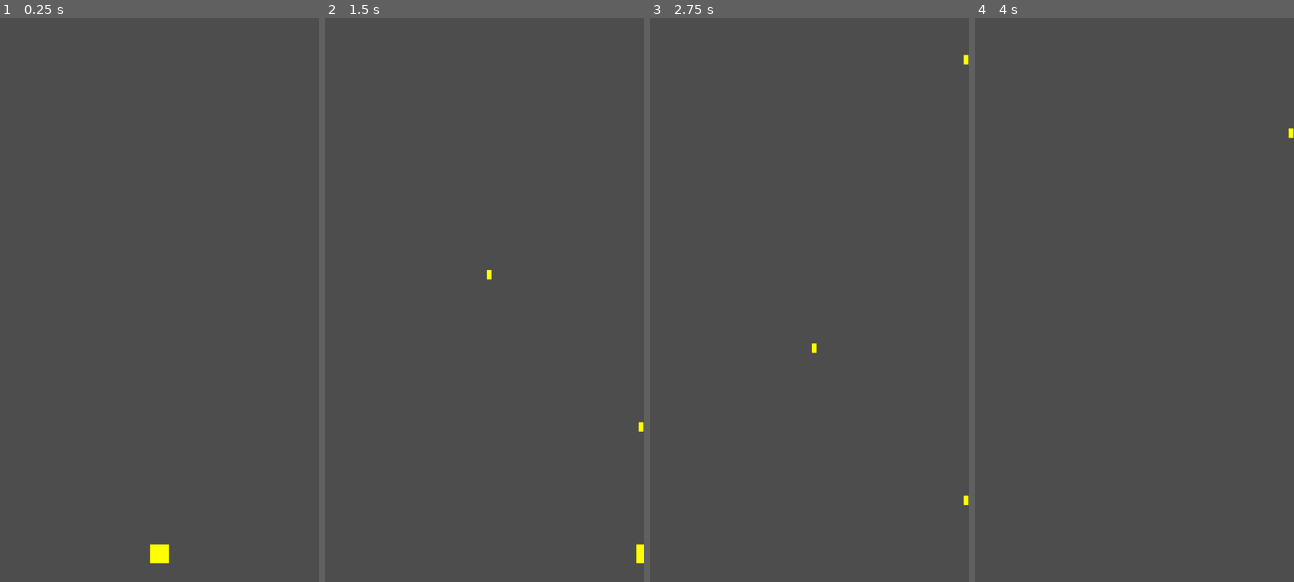
Above: before the commit, frames 1-4 (left to right).
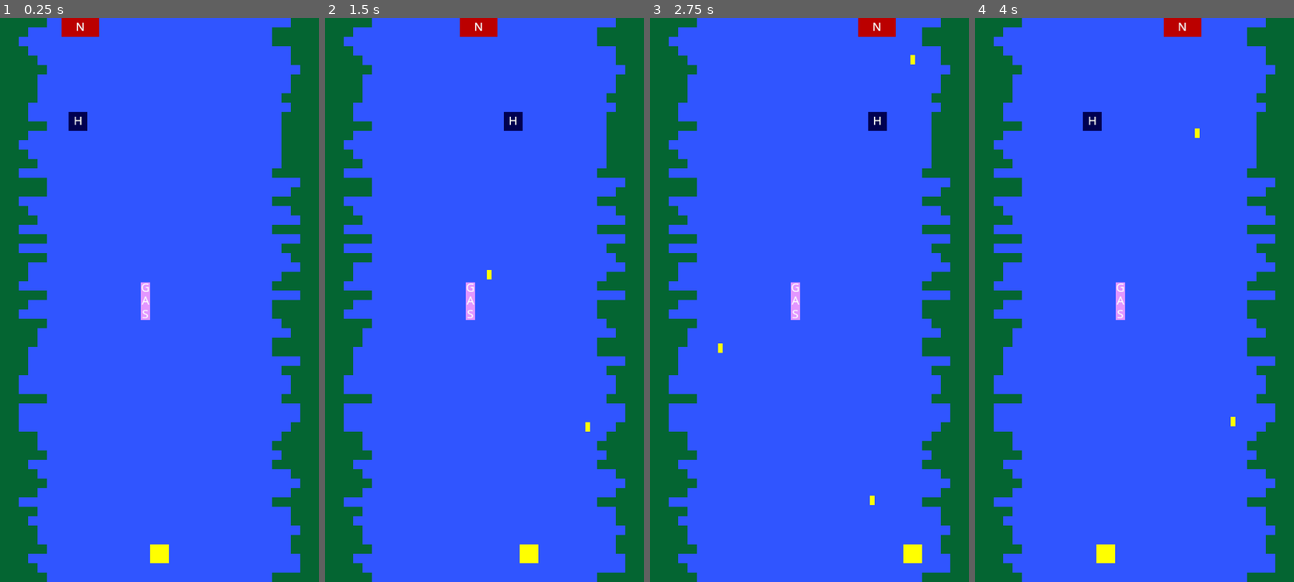
Above: after the commit, the same moments.

Repository: marcelociacco-utfpr/river-raid-duploverso
Game: Godot game, scene res://scenes/game.tscn
Two runs of this game, one before a commit and one after it. Both use one fixed random seed, a clock stepped at 60 frames per second and the inputs below.
Inputs:
- Up to frame 1 (0.25 s): no input
- Up to frame 2 (1.5 s): hold Right (move_right) 0.53-1.28 s; hold Space (fire) 0.53-1.28 s; hold Left (move_left) from 1.28 s (still down); tap Space (fire) at 1.35 s
- Up to frame 3 (2.75 s): release Left (move_left) at 2.03 s; hold Right (move_right) from 2.03 s (still down); hold Space (fire) from 2.03 s (still down)
- Up to frame 4 (4 s): release Space (fire) at 2.78 s; tap Space (fire) at 2.85 s; release Right (move_right) at 3.53 s; hold Left (move_left) from 3.53 s (still down); hold Space (fire) from 3.53 s (still down)

The runs differ from the first frame. In frame 1, 100% of the frame differs, in the area x 0-100%, y 0-100%; in frame 2, 100%; in frame 3, 100%; in frame 4, 100%.

Commit message:
criado rio azul e roxo, navio, helicoptero, gas

Diff:
--- /dev/null
+++ b/riverraidduploverso/scenes/chopper.tscn
@@ -0,0 +1,18 @@
+[gd_scene load_steps=4 format=3 uid="uid://cor42ecw5h5ns"]
+
+[ext_resource type="Texture2D" uid="uid://c82et2o70r83x" path="res://assets/chopper.png" id="1_tt7eb"]
+[ext_resource type="Script" uid="uid://77n0qxrxfrlf" path="res://scripts/chopper.gd" id="1_uuyj1"]
+
+[sub_resource type="RectangleShape2D" id="RectangleShape2D_uuyj1"]
+size = Vector2(32, 32)
+
+[node name="Chopper" type="CharacterBody2D"]
+script = ExtResource("1_uuyj1")
+
+[node name="Sprite2D" type="Sprite2D" parent="."]
+position = Vector2(16, 16)
+texture = ExtResource("1_tt7eb")
+
+[node name="CollisionShape2D" type="CollisionShape2D" parent="."]
+position = Vector2(16, 16)
+shape = SubResource("RectangleShape2D_uuyj1")
--- a/riverraidduploverso/scenes/game.tscn
+++ b/riverraidduploverso/scenes/game.tscn
@@ -9,5 +9,6 @@
 [node name="WorldBlue" parent="." instance=ExtResource("1_yqjtg")]
 
 [node name="WorldPurple" parent="." instance=ExtResource("2_lnu2h")]
+visible = false
 
 [node name="Player" parent="." instance=ExtResource("1_uwrxv")]
--- /dev/null
+++ b/riverraidduploverso/scenes/gas.tscn
@@ -0,0 +1,18 @@
+[gd_scene load_steps=4 format=3 uid="uid://bl8dmy4sh5xrk"]
+
+[ext_resource type="Script" uid="uid://bnvuspt0b3vsk" path="res://scripts/gas.gd" id="1_cm45x"]
+[ext_resource type="Texture2D" uid="uid://d2t6gifafs7xq" path="res://assets/gas.png" id="1_gy5lb"]
+
+[sub_resource type="RectangleShape2D" id="RectangleShape2D_cm45x"]
+size = Vector2(16, 64)
+
+[node name="GAS" type="CharacterBody2D"]
+script = ExtResource("1_cm45x")
+
+[node name="Sprite2D" type="Sprite2D" parent="."]
+position = Vector2(8, 32)
+texture = ExtResource("1_gy5lb")
+
+[node name="CollisionShape2D" type="CollisionShape2D" parent="."]
+position = Vector2(8, 32)
+shape = SubResource("RectangleShape2D_cm45x")
--- /dev/null
+++ b/riverraidduploverso/scenes/ship.tscn
@@ -0,0 +1,18 @@
+[gd_scene load_steps=4 format=3 uid="uid://6l7s4syfy548"]
+
+[ext_resource type="Script" uid="uid://dn2v4ks5yg6ws" path="res://scripts/ship.gd" id="1_2gnfn"]
+[ext_resource type="Texture2D" uid="uid://m6eghcooo0a4" path="res://assets/ship.png" id="1_q631a"]
+
+[sub_resource type="RectangleShape2D" id="RectangleShape2D_2gnfn"]
+size = Vector2(64, 32)
+
+[node name="Ship" type="CharacterBody2D"]
+script = ExtResource("1_2gnfn")
+
+[node name="Sprite2D" type="Sprite2D" parent="."]
+position = Vector2(32, 16)
+texture = ExtResource("1_q631a")
+
+[node name="CollisionShape2D" type="CollisionShape2D" parent="."]
+position = Vector2(32, 16)
+shape = SubResource("RectangleShape2D_2gnfn")
--- a/riverraidduploverso/scenes/world_blue.tscn
+++ b/riverraidduploverso/scenes/world_blue.tscn
@@ -1,6 +1,10 @@
-[gd_scene load_steps=4 format=3 uid="uid://vl13s1f2kutl"]
+[gd_scene load_steps=8 format=3 uid="uid://vl13s1f2kutl"]
 
+[ext_resource type="Script" uid="uid://cp6luha4f6t3u" path="res://scripts/river_blue.gd" id="1_hrxnh"]
 [ext_resource type="Texture2D" uid="uid://c3k5mt3kerjvs" path="res://assets/tilemap.png" id="1_ndof5"]
+[ext_resource type="PackedScene" uid="uid://6l7s4syfy548" path="res://scenes/ship.tscn" id="3_8fvf6"]
+[ext_resource type="PackedScene" uid="uid://cor42ecw5h5ns" path="res://scenes/chopper.tscn" id="4_nw66d"]
+[ext_resource type="PackedScene" uid="uid://bl8dmy4sh5xrk" path="res://scenes/gas.tscn" id="5_w6hmi"]
 
 [sub_resource type="TileSetAtlasSource" id="TileSetAtlasSource_hrxnh"]
 texture = ExtResource("1_ndof5")
@@ -16,3 +20,10 @@
 
 [node name="River" type="TileMapLayer" parent="."]
 tile_set = SubResource("TileSet_tarcr")
+script = ExtResource("1_hrxnh")
+
+[node name="Ship" parent="." instance=ExtResource("3_8fvf6")]
+
+[node name="Chopper" parent="." instance=ExtResource("4_nw66d")]
+
+[node name="GAS" parent="." instance=ExtResource("5_w6hmi")]
--- a/riverraidduploverso/scenes/world_purple.tscn
+++ b/riverraidduploverso/scenes/world_purple.tscn
@@ -1,6 +1,7 @@
-[gd_scene load_steps=4 format=3 uid="uid://dw188k4rj7gwo"]
+[gd_scene load_steps=5 format=3 uid="uid://dw188k4rj7gwo"]
 
 [ext_resource type="Texture2D" uid="uid://c3k5mt3kerjvs" path="res://assets/tilemap.png" id="1_uwgar"]
+[ext_resource type="Script" uid="uid://buork7kqj8nr7" path="res://scripts/river_purple.gd" id="2_5rukk"]
 
 [sub_resource type="TileSetAtlasSource" id="TileSetAtlasSource_5rukk"]
 texture = ExtResource("1_uwgar")
@@ -17,3 +18,4 @@
 
 [node name="River" type="TileMapLayer" parent="."]
 tile_set = SubResource("TileSet_8yxgd")
+script = ExtResource("2_5rukk")
--- /dev/null
+++ b/riverraidduploverso/scripts/chopper.gd
@@ -0,0 +1,22 @@
+extends CharacterBody2D
+
+# ainda não fiz balanceamento da velocidade final do navio
+const SPEED := 150.0
+var direction := 1
+var screen : Vector2
+
+func _ready() -> void:
+	screen = get_viewport_rect().size
+	position.x = 16*5
+	position.y = 16*10
+
+func _physics_process(delta: float) -> void:
+	position.x += direction * SPEED * delta
+
+	# bate nas margens e volta
+	if position.x <= 16*5:
+		position.x = 16*5
+		direction = 1
+	elif position.x >= screen.x-32 - 16*5:
+		position.x = screen.x-32 - 16*5
+		direction = -1
--- /dev/null
+++ b/riverraidduploverso/scripts/gas.gd
@@ -0,0 +1,5 @@
+extends CharacterBody2D
+
+func _ready() -> void:
+	position.x = 240
+	position.y = 450
--- a/riverraidduploverso/scripts/player.gd
+++ b/riverraidduploverso/scripts/player.gd
@@ -15,10 +15,10 @@
 func _ready():
 	# posicionar o jogador sempre na parte debaixo da tela
 	# começar o eixo x no centro da tela, igual ao jogo original
-	var tela = get_viewport_rect().size
+	var screen = get_viewport_rect().size
 	global_position = Vector2(
-		tela.x / 2,
-		tela.y * 0.95
+		screen.x / 2,
+		screen.y * 0.95
 	)
 
 func _physics_process(delta: float) -> void:
--- /dev/null
+++ b/riverraidduploverso/scripts/river_blue.gd
@@ -0,0 +1,36 @@
+extends TileMapLayer
+
+var map_width = 544;
+var map_height = 960;
+var rows: int
+var cols: int
+
+var rnd := RandomNumberGenerator.new()
+
+func _ready() -> void:
+
+	rows = map_height / 16
+	cols = map_width / 16
+	generate_world_blue()
+
+func generate_world_blue():
+	for y in range(rows, -1, -1):
+
+		var margem_left = rnd.randi_range(2,5)
+		var margem_right = rnd.randi_range(2,5)
+
+		"""
+			desenha mapa cada celula de 16x16 no eixo X
+			Vector2i(0, 0) -> agua(rio); Vector2i(0, 1) -> floresta(margem)
+		"""
+		"""
+			for x in range(margem_left+1):
+				set_cell(Vector2i(x,y),0,Vector2i(0, 1))
+			for x in range(margem_left+1, (map_width/float(16))-margem_right, 1):
+				set_cell(Vector2i(x,y),0,Vector2i(0, 0))
+			for x in range((map_width/float(16))-margem_right,(map_width/float(16)),1):
+				set_cell(Vector2i(x,y),0,Vector2i(0, 1))
+		"""
+		# desenho do mapa
+		for x in range(cols):
+			set_cell(Vector2i(x,y),0,Vector2i(0, 0) if (x >= margem_left and x < cols-margem_right) else Vector2i(0, 1))
--- /dev/null
+++ b/riverraidduploverso/scripts/river_purple.gd
@@ -0,0 +1,24 @@
+extends TileMapLayer
+
+var map_width = 544;
+var map_height = 960;
+var rows: int
+var cols: int
+
+var rnd := RandomNumberGenerator.new()
+
+func _ready() -> void:
+
+	rows = map_height / 16
+	cols = map_width / 16
+	generate_world_purple()
+
+func generate_world_purple():
+	for y in range(rows, -1, -1):
+
+		var margem_left = rnd.randi_range(2,5)
+		var margem_right = rnd.randi_range(2,5)
+
+		# desenho do mapa
+		for x in range(cols):
+			set_cell(Vector2i(x,y),0,Vector2i(1, 0) if (x >= margem_left+1 and x < cols-margem_right) else Vector2i(1, 1))
--- /dev/null
+++ b/riverraidduploverso/scripts/ship.gd
@@ -0,0 +1,21 @@
+extends CharacterBody2D
+
+# ainda não fiz balanceamento da velocidade final do navio
+const SPEED := 100.0
+var direction := 1
+var screen : Vector2
+
+func _ready() -> void:
+	screen = get_viewport_rect().size
+	position.x = 16*5
+
+func _physics_process(delta: float) -> void:
+	position.x += direction * SPEED * delta
+
+	# bate nas margens e volta
+	if position.x <= 16*5:
+		position.x = 16*5
+		direction = 1
+	elif position.x >= screen.x-64 - 16*5:
+		position.x = screen.x-64 - 16*5
+		direction = -1
Binary file changed: riverraidduploverso/assets/chopper.png
Binary file added: riverraidduploverso/assets/gas.png
Binary file changed: riverraidduploverso/assets/ship.png
Not shown, added: riverraidduploverso/scripts/chopper.gd.uid
Not shown, added: riverraidduploverso/scripts/gas.gd.uid
Not shown, added: riverraidduploverso/scripts/river_blue.gd.uid
Not shown, added: riverraidduploverso/scripts/river_purple.gd.uid
Not shown, added: riverraidduploverso/scripts/ship.gd.uid
